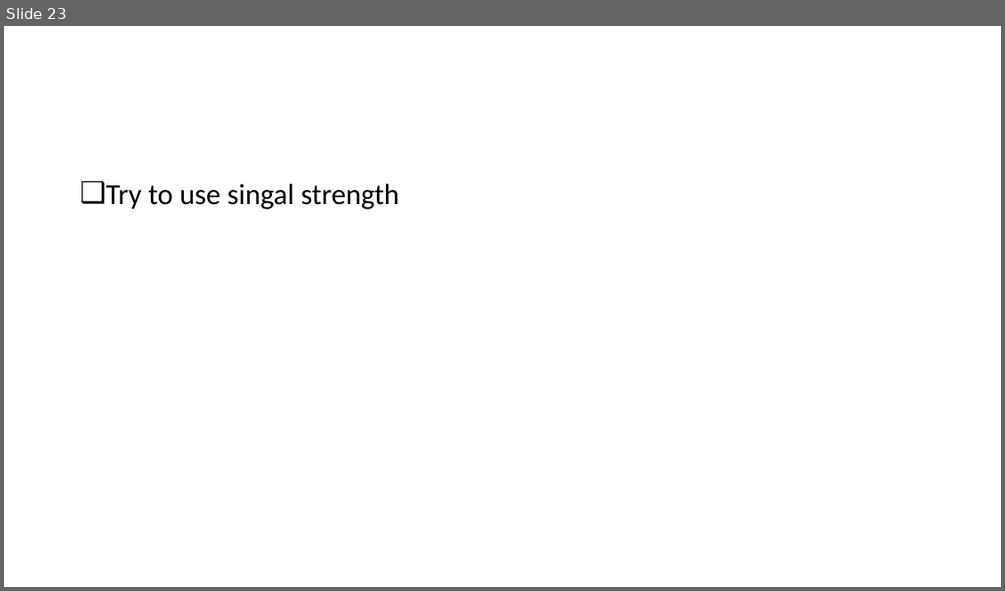
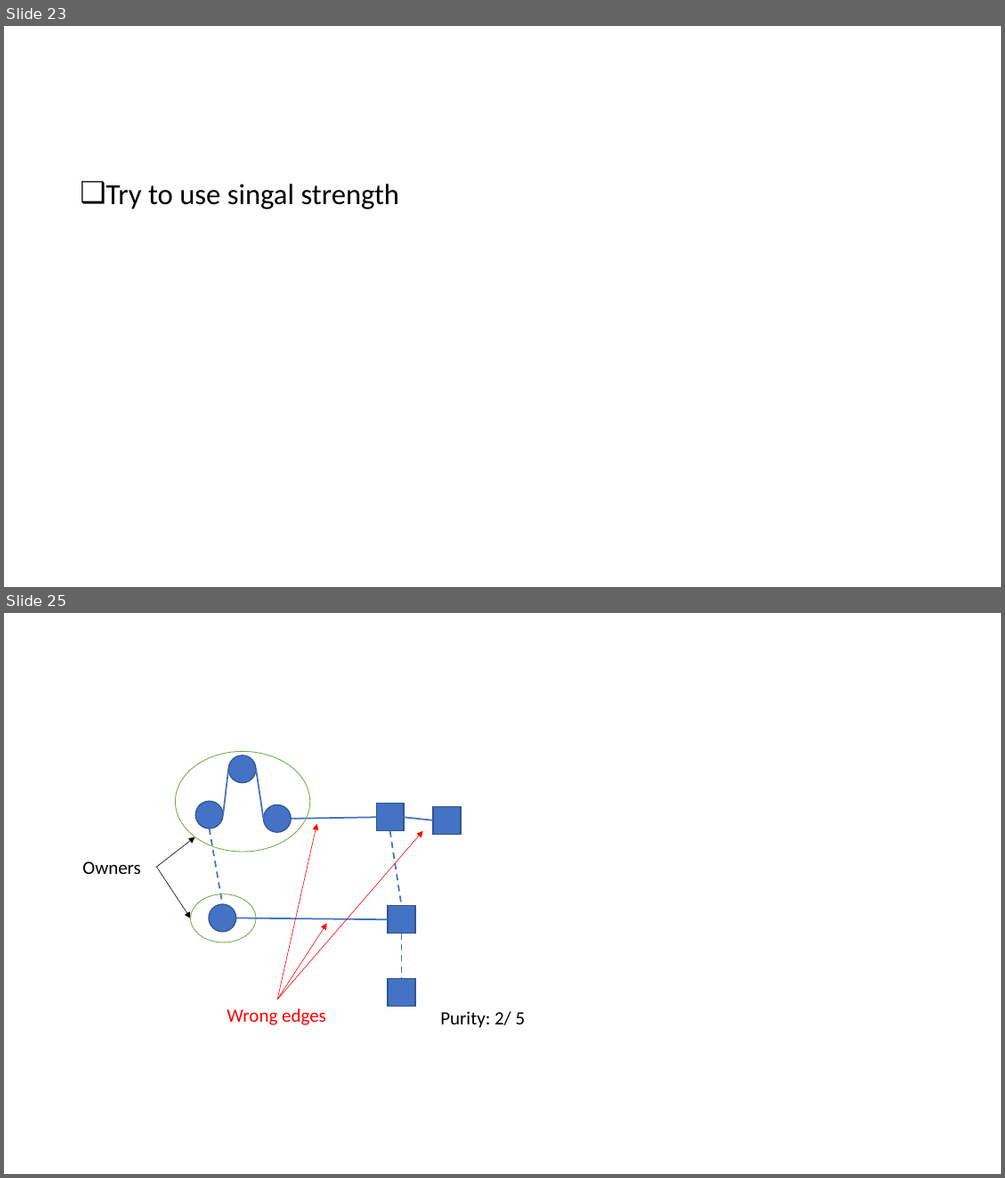
Before and after one commit to YShu7/FYP, a slide deck: 3.3 Presentation.pptx. Shown one above the other, each under a label of ours: slide 23 before the commit, slides 23 and 25 after it; the slides between them are not shown. The pictures are 1005x591 and 1005x1178 pixels, drawn with LibreOffice and Linux fonts; fonts in the diff are those of the drawing. Boxes give left, top, right and bottom in pixels: in the first picture for what was removed or moved away, otherwise in the second. Text is boxed around its words. In the diff, an @@ line names an element or a change of style, - is before the commit and + after.

```diff
--- a/3.3 Presentation.pptx
+++ b/3.3 Presentation.pptx
@@ slide 25 added at [4,613,1001,1174], background #FFFFFF @@
@@ ellipse added at [175,751,310,852], outline #70AD47 0.75 pt @@
@@ line added from (223, 815) to (228, 770), #4472C4 1.5 pt @@
@@ ellipse added at [228,755,256,783], fill #4472C4, outline #325491 1 pt @@
@@ line added from (256, 770) to (264, 819), #4472C4 1.5 pt @@
@@ ellipse added at [195,801,223,828], fill #4472C4, outline #325491 1 pt @@
@@ ellipse added at [264,804,291,832], fill #4472C4, outline #325491 1 pt @@
@@ arrow added from (278, 999) to (317, 824), #FF0000 0.5 pt @@
@@ line added from (291, 819) to (376, 817), #4472C4 1.5 pt @@
@@ rectangle added at [376,803,404,831], fill #4472C4, outline #325491 1 pt @@
@@ line added from (404, 817) to (433, 820), #4472C4 1.5 pt @@
@@ rectangle added at [433,807,461,835], fill #4472C4, outline #325491 1 pt @@
@@ arrow added from (156, 867) to (194, 836), #000000 0.5 pt @@
@@ line added from (210, 828) to (222, 904), #4472C4 1.5 pt dashed @@
@@ arrow added from (278, 999) to (423, 831), #FF0000 0.5 pt @@
@@ line added from (390, 831) to (402, 906), #4472C4 1.5 pt dashed @@
@@ text added at [82,861,140,874], 18 pt, text #000000 @@
+Owners
@@ arrow added from (156, 867) to (191, 918), #000000 0.5 pt @@
@@ ellipse added at [191,894,256,943], outline #70AD47 0.75 pt @@
@@ ellipse added at [209,904,236,932], fill #4472C4, outline #325491 1 pt @@
@@ rectangle added at [388,906,415,933], fill #4472C4, outline #325491 1 pt @@
@@ line added from (236, 918) to (388, 919), #4472C4 1.5 pt @@
@@ arrow added from (278, 999) to (327, 924), #FF0000 0.5 pt @@
@@ line added from (402, 933) to (402, 978), #4472C4 1.5 pt dashed @@
@@ rectangle added at [388,978,415,1005], fill #4472C4, outline #325491 1 pt @@
@@ text added at [226,1008,326,1025], 18 pt, text #FF0000 @@
+Wrong edges
@@ text added at [440,1011,526,1028], 18 pt, text #000000 @@
+Purity: 2/ 5
```
Also in this commit, not shown: 3 other slides added, 14 other files.
